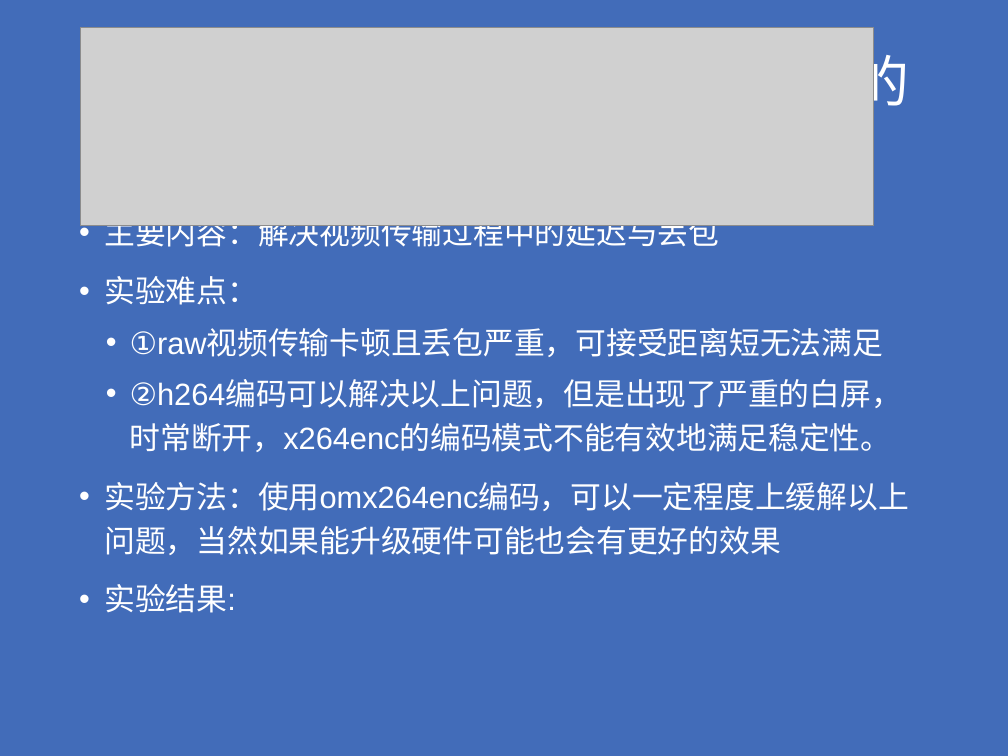
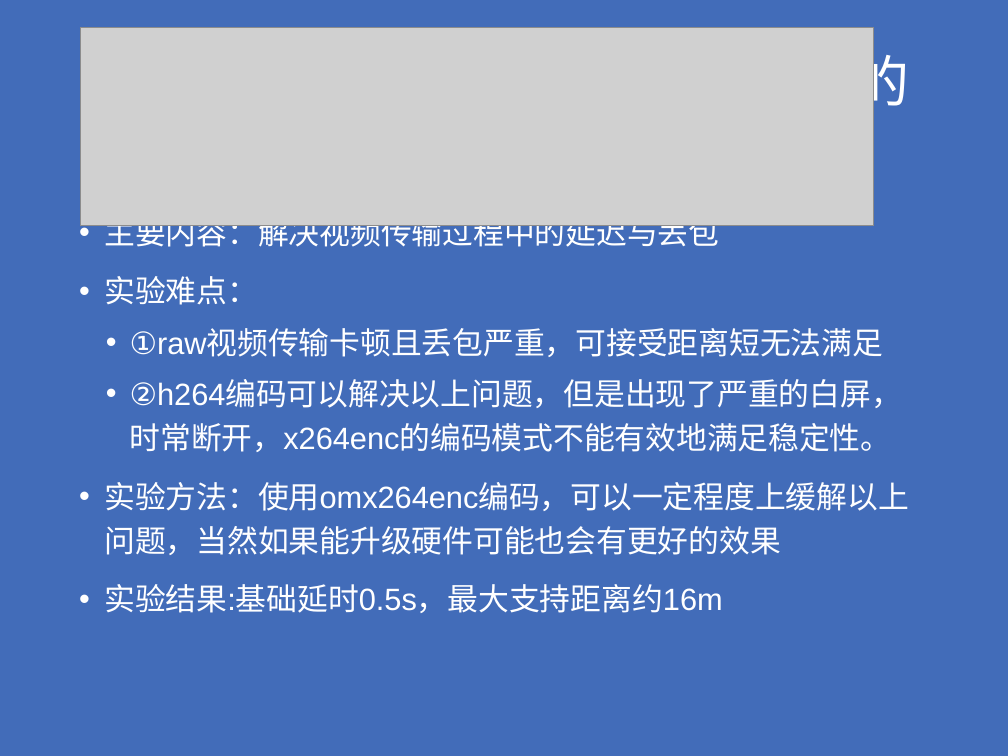
Before and after one commit to c19980516/2019-summer-gstreamer-udp-webcam, a slide deck: slide 5 of 第一周工作展示.ppt. Drawn at 1008x756 pixels with LibreOffice and Linux fonts; fonts in the diff are those of the drawing; grey boxes stand for pictures; background and template pictures are left out; a plain dark background stands for a picture behind light text. Boxes give left, top, right and bottom in pixels: in the first picture for what was removed or moved away, otherwise in the second. Text is boxed around its words. In the diff, an @@ line names an element or a change of style, - is before the commit and + after.

Commit message:
present ppt added

```diff
--- a/第一周工作展示.ppt
+++ b/第一周工作展示.ppt
@@ text at (104, 584, 722, 613): text changed @@
-• 实验结果:
+• 实验结果:基础延时0.5s，最大支持距离约16m
```
Also in this commit, not shown: 3 other files.
